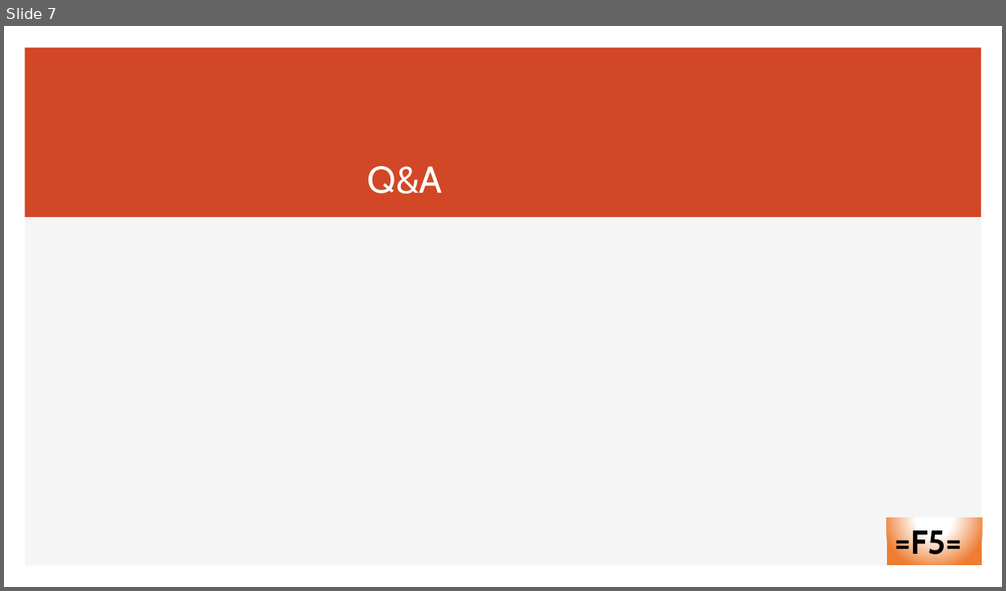
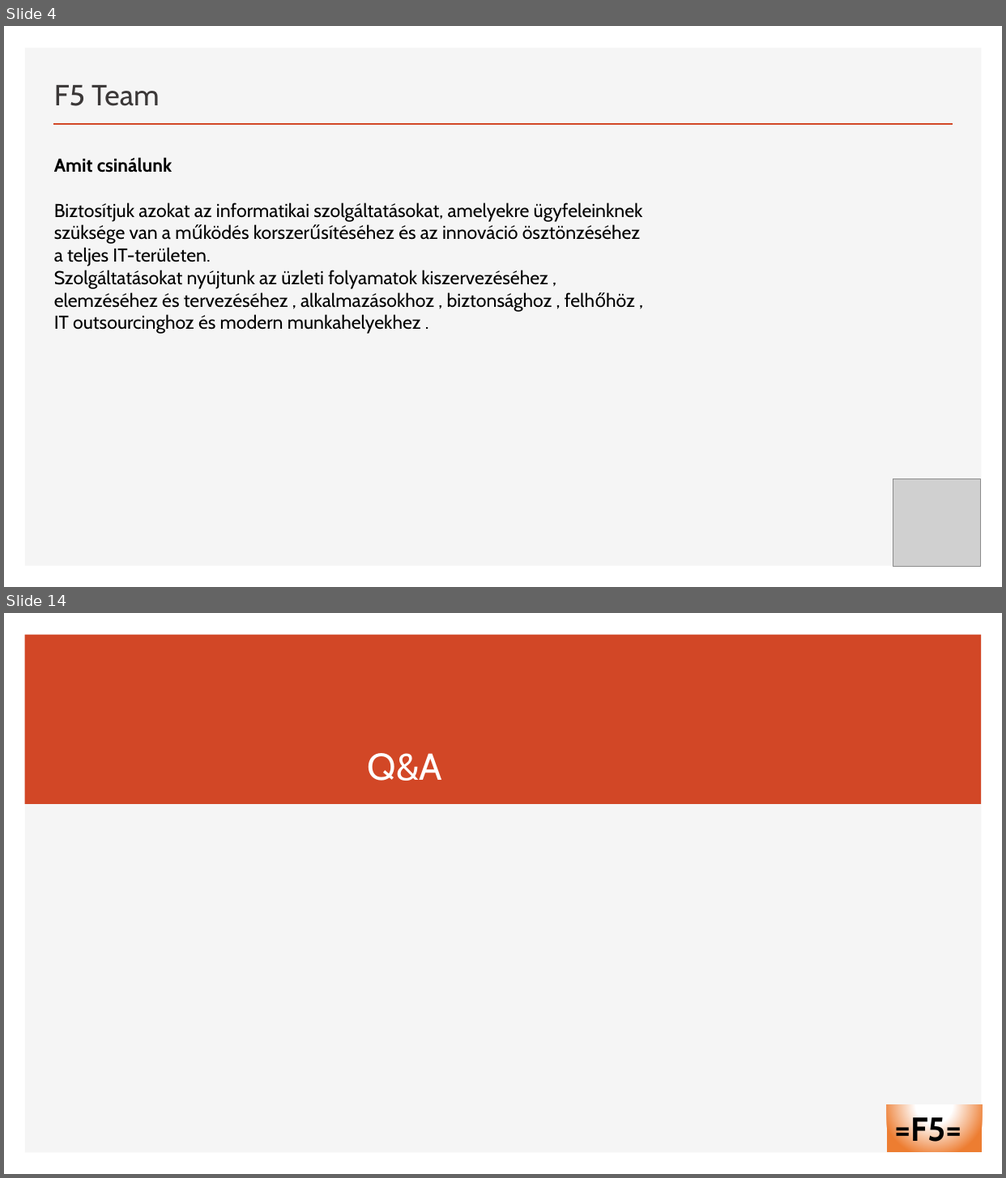
Before and after one commit to nikolettkoch/IKTProjectmunka_F5Team, a slide deck: F5 team bemutató.pptx. Shown one above the other, each under a label of ours: slide 7 before the commit, slides 4 and 14 after it; the slides between them are not shown. The pictures are 1006x591 and 1006x1178 pixels, drawn with LibreOffice and Linux fonts; fonts in the diff are those of the drawing; grey boxes stand for pictures. Boxes give left, top, right and bottom in pixels: in the first picture for what was removed or moved away, otherwise in the second. Text is boxed around its words. In the diff, an @@ line names an element or a change of style, - is before the commit and + after.

```diff
--- a/F5 team bemutató.pptx
+++ b/F5 team bemutató.pptx
@@ slide 4 added at box(4, 26, 1002, 587), background #FFFFFF; not listed: 1 template element that a slide beside it also shows @@
@@ title added at box(54, 85, 159, 106), 28 pt, text #3B3838 @@
+F5 Team
@@ line added from (53, 124) to (953, 124), #D24726 2 pt @@
@@ text added at box(54, 157, 643, 334), 18 pt, text #000000 @@
+Amit csinálunk
+Biztosítjuk azokat az informatikai szolgáltatásokat, amelyekre ügyfeleinknek szüksége van a működés korszerűsítéséhez és az innováció ösztönzéséhez a teljes IT-területen.
+Szolgáltatásokat nyújtunk az üzleti folyamatok kiszervezéséhez , elemzéséhez és tervezéséhez , alkalmazásokhoz , biztonsághoz , felhőhöz , IT outsourcinghoz és modern munkahelyekhez .
@@ picture added at box(893, 480, 981, 566) @@
@@ what was slide 7 is now slide 14 @@
```
Also in this commit, not shown: 6 slides changed, 6 other slides added, 1 other file.
